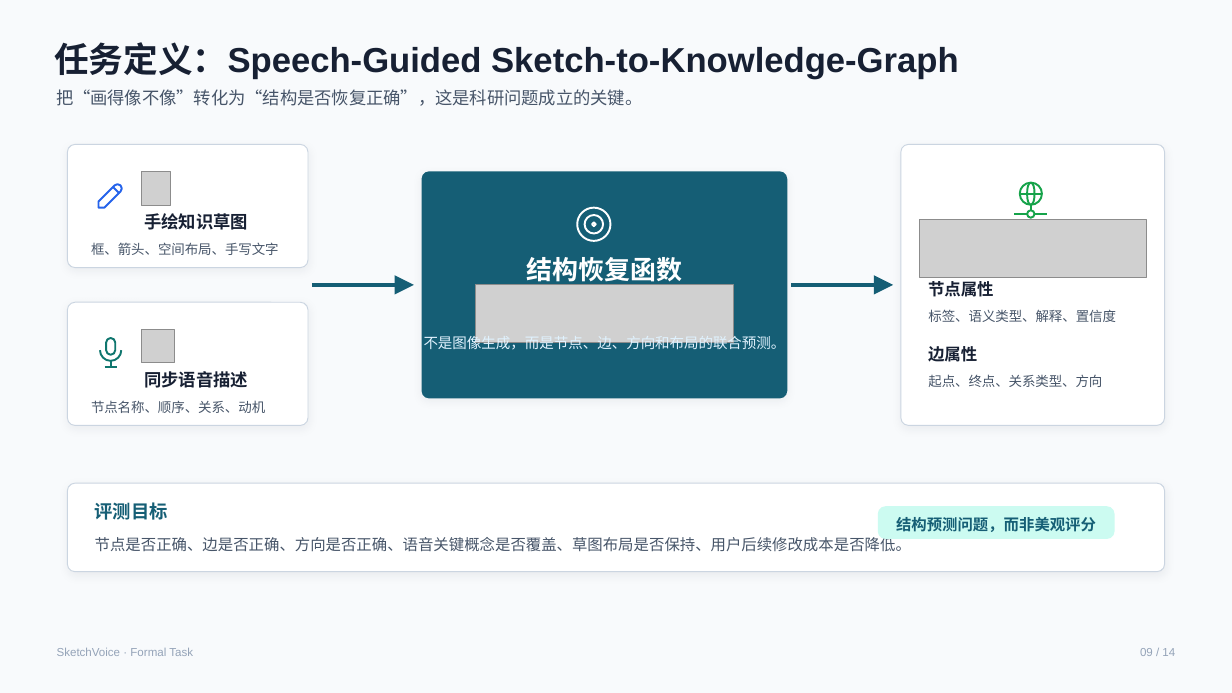
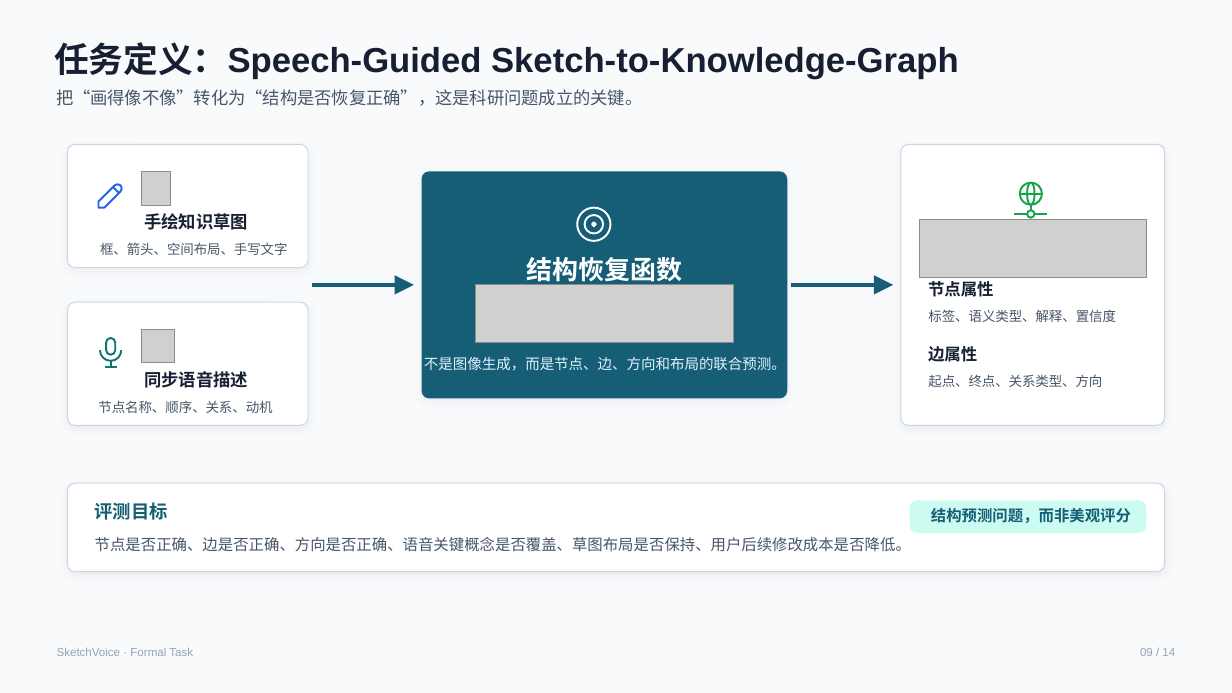
Before and after one commit to zane-gao/voice_BIG, a slide deck: slide 9 of projects/sketchvoice-mmsb-graph-product-defense_ppt169_20260614/exports/sketchvoice-mmsb-graph-product-defense_20260614_162618.pptx. Drawn at 1232x693 pixels with LibreOffice and Linux fonts; fonts in the diff are those of the drawing; grey boxes stand for pictures. Boxes give left, top, right and bottom in pixels: in the first picture for what was removed or moved away, otherwise in the second. Text is boxed around its words. In the diff, an @@ line names an element or a change of style, - is before the commit and + after.

```diff
--- a/projects/sketchvoice-mmsb-graph-product-defense_ppt169_20260614/exports/sketchvoice-mmsb-graph-product-defense_20260614_162618.pptx
+++ b/projects/sketchvoice-mmsb-graph-product-defense_ppt169_20260614/exports/sketchvoice-mmsb-graph-product-defense_20260614_162618.pptx
@@ text "框、箭头、空间布局、手写文字": place and size @@
-text "框、箭头、空间布局、手写文字" at (91, 242, 279, 255)
+text "框、箭头、空间布局、手写文字" at (100, 242, 288, 255)
@@ text "不是图像生成，而是节点、边、方向和布局的联合预测。" rewrapped from (424, 334, 786, 353) to (424, 357, 786, 371) @@
@@ text "节点名称、顺序、关系、动机": place and size @@
-text "节点名称、顺序、关系、动机" at (91, 400, 265, 413)
+text "节点名称、顺序、关系、动机" at (98, 400, 272, 413)
@@ rounded rectangle: place and size @@
-rounded rectangle at (878, 506, 1115, 539)
+rounded rectangle at (909, 501, 1146, 533)
@@ text "结构预测问题，而非美观评分": place and size @@
-text "结构预测问题，而非美观评分" at (896, 517, 1096, 532)
+text "结构预测问题，而非美观评分" at (931, 508, 1131, 523)
```
Also in this commit, not shown: 10 other slides changed.
